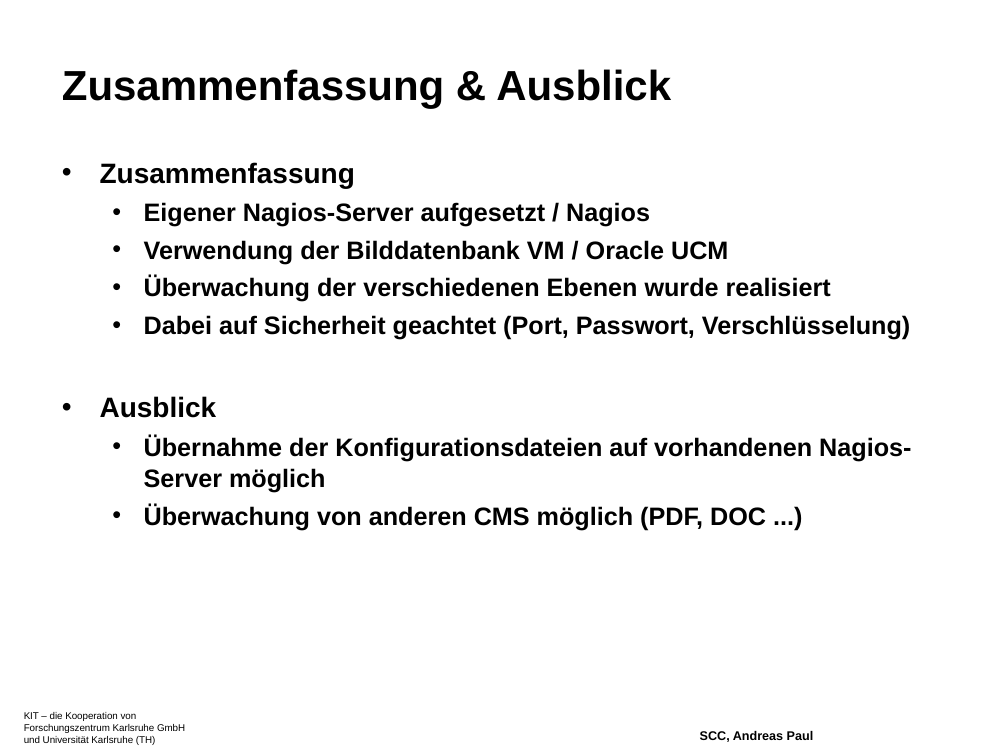
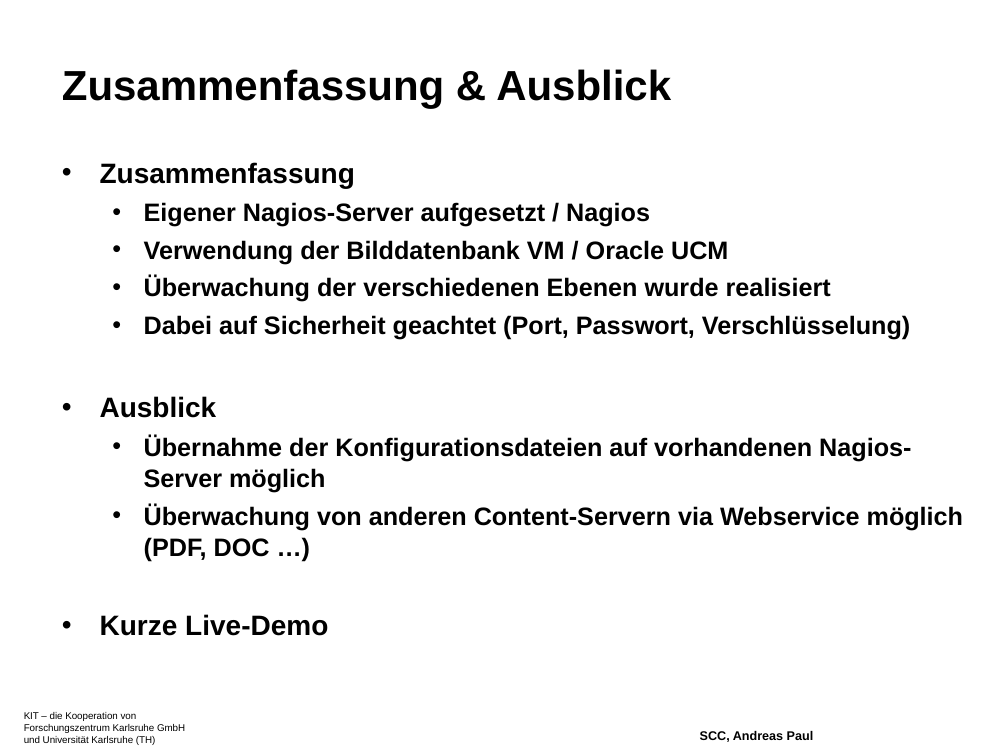
Before and after one commit to xorpaul/bachelorthesis-nagios, a slide deck: slide 19 of ppt/bachthesis-präsi-10-Aug-2009.odp. Drawn at 1008x756 pixels with LibreOffice and Linux fonts; fonts in the diff are those of the drawing; background and template pictures are left out. Boxes give left, top, right and bottom in pixels: in the first picture for what was removed or moved away, otherwise in the second. Text is boxed around its words. In the diff, an @@ line names an element or a change of style, - is before the commit and + after.

```diff
--- a/ppt/bachthesis-präsi-10-Aug-2009.odp
+++ b/ppt/bachthesis-präsi-10-Aug-2009.odp
@@ text at (100,504,963,636): text changed @@
-  • Überwachung von anderen CMS möglich (PDF, DOC ...)
+  • Überwachung von anderen Content-Servern via Webservice möglich (PDF, DOC …)
+• Kurze Live-Demo
```
Also in this commit, not shown: 4 other slides changed, 1 slide added, 15 other files.
